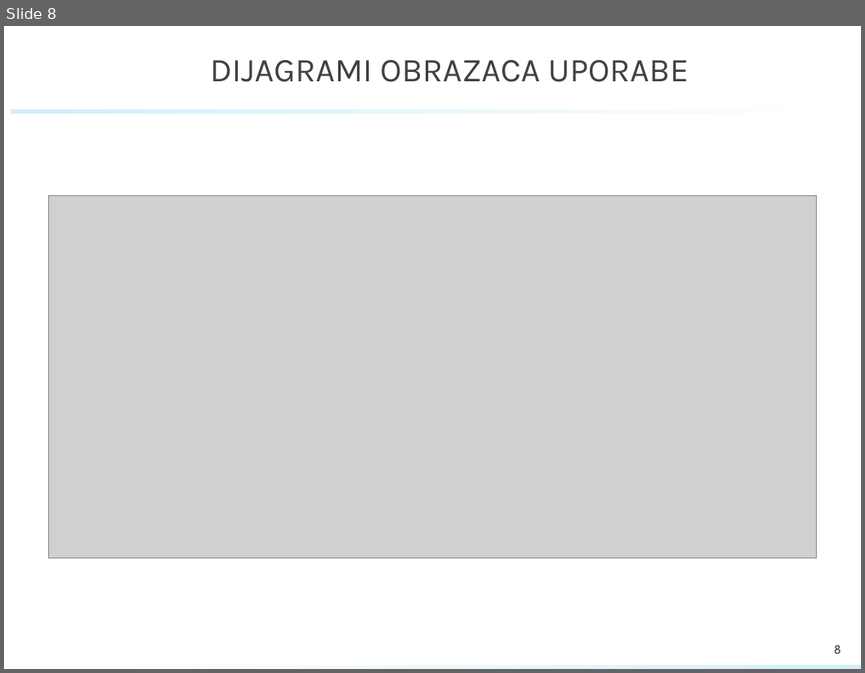
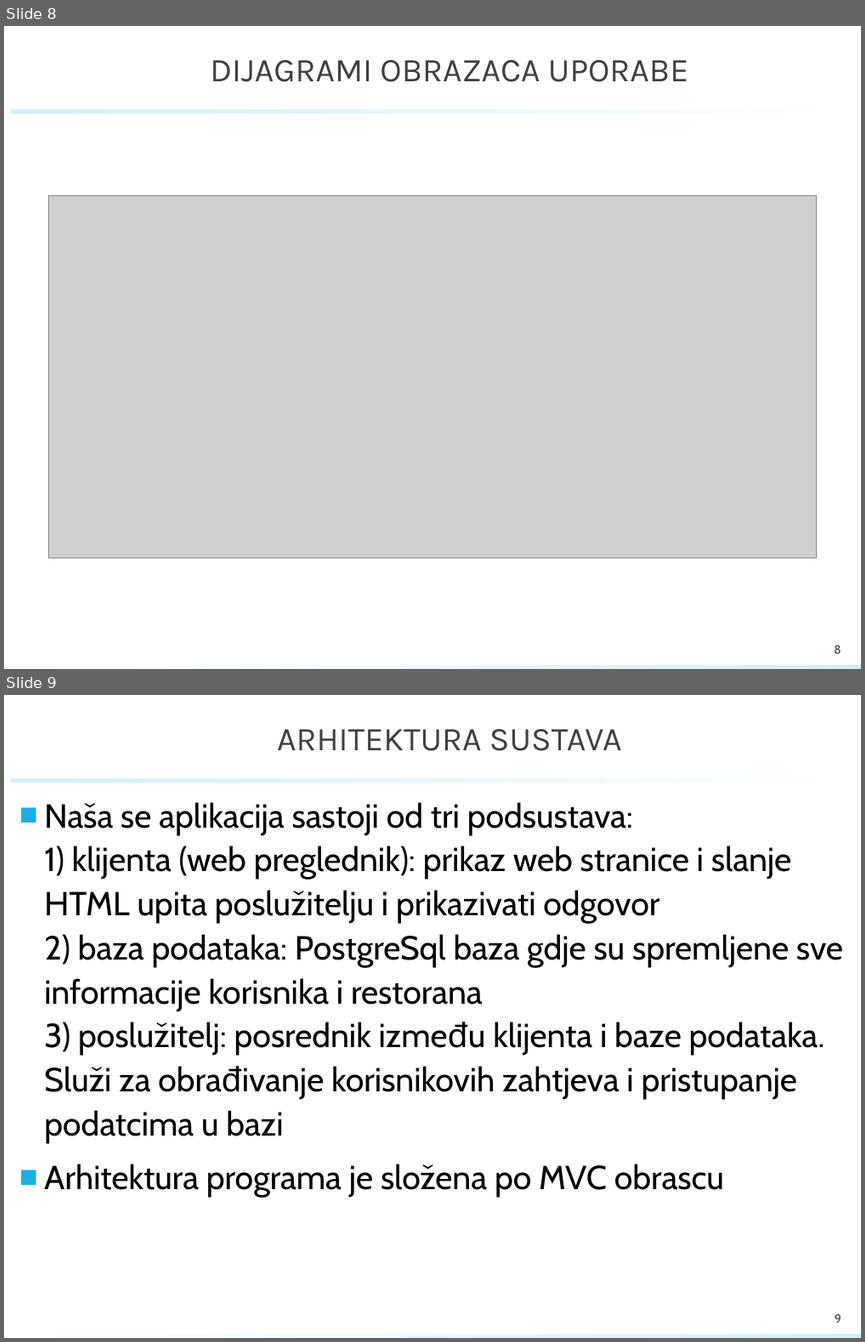
Before and after one commit to karlokus/RestoraniZEGE, a slide deck: dokumentacija/PROINZ_TG16.01_restoraniZEGE.pptx. Shown one above the other, each under a label of ours: slide 8 before the commit, slides 8 and 9 after it. The pictures are 865x673 and 865x1342 pixels, drawn with LibreOffice and Linux fonts; fonts in the diff are those of the drawing; grey boxes stand for pictures; background and template pictures are left out. Boxes give left, top, right and bottom in pixels: in the first picture for what was removed or moved away, otherwise in the second. Text is boxed around its words. In the diff, an @@ line names an element or a change of style, - is before the commit and + after.

```diff
--- a/dokumentacija/PROINZ_TG16.01_restoraniZEGE.pptx
+++ b/dokumentacija/PROINZ_TG16.01_restoraniZEGE.pptx
@@ slide 9 added at [4, 695, 861, 1338], background #FFFFFF; not listed: 2 template elements that a slide beside it also shows @@
@@ title added at [277, 729, 622, 751], 28 pt, text #404040 @@
+ARHITEKTURA SUSTAVA
@@ text added at [44, 802, 843, 1197], 28 pt, text #000000 @@
+■ Naša se aplikacija sastoji od tri podsustava:
+  1) klijenta (web preglednik): prikaz web stranice i slanje HTML upita poslužitelju i prikazivati odgovor
+  2) baza podataka: PostgreSql baza gdje su spremljene sve informacije korisnika i restorana
+  3) poslužitelj: posrednik između klijenta i baze podataka. Služi za obrađivanje korisnikovih zahtjeva i pristupanje podatcima u bazi
+■ Arhitektura programa je složena po MVC obrascu
@@ page number added at [834, 1314, 841, 1322], 10 pt, text #404040 @@
+9
```
Also in this commit, not shown: 2 slides changed, 4 other slides added.
